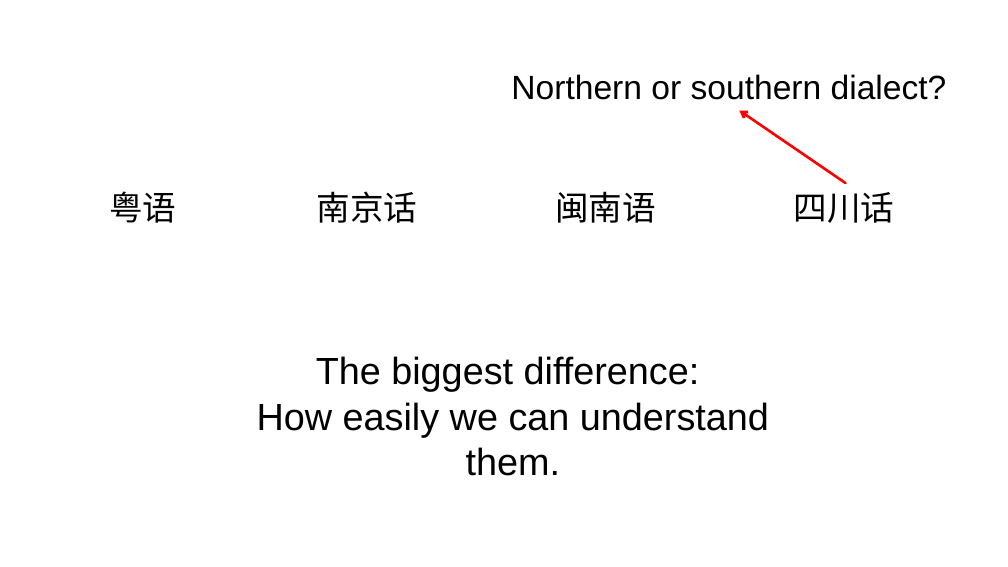
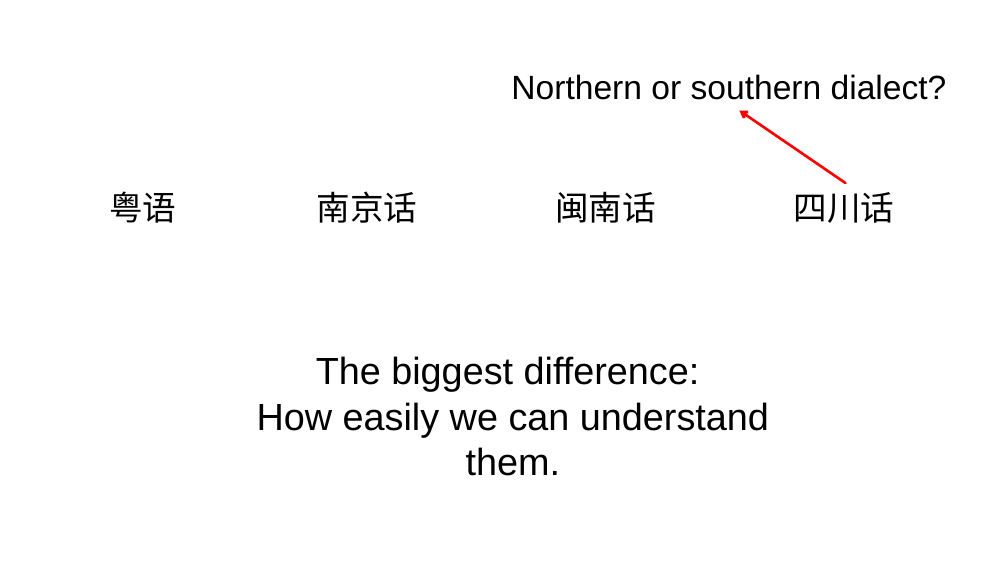
Before and after one commit to poembelief4/note, a slide deck: slide 2 of 南科大/SE2/presentation.pptx. Drawn at 1008x567 pixels with LibreOffice and Linux fonts; fonts in the diff are those of the drawing. Boxes give left, top, right and bottom in pixels: in the first picture for what was removed or moved away, otherwise in the second. Text is boxed around its words. In the diff, an @@ line names an element or a change of style, - is before the commit and + after.

```diff
--- a/南科大/SE2/presentation.pptx
+++ b/南科大/SE2/presentation.pptx
@@ text at [555, 191, 656, 223]: text changed @@
-闽南语
+闽南话
```
Also in this commit, not shown: 1 other slide changed.
